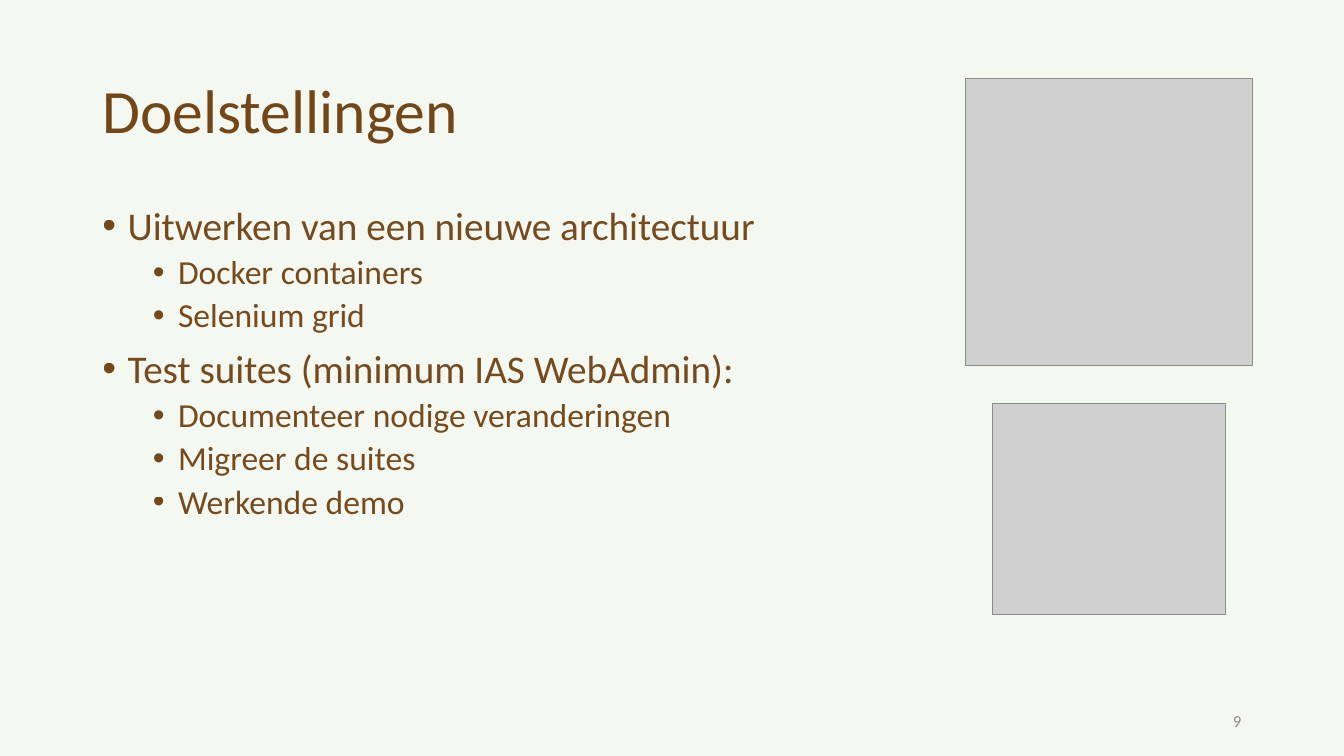
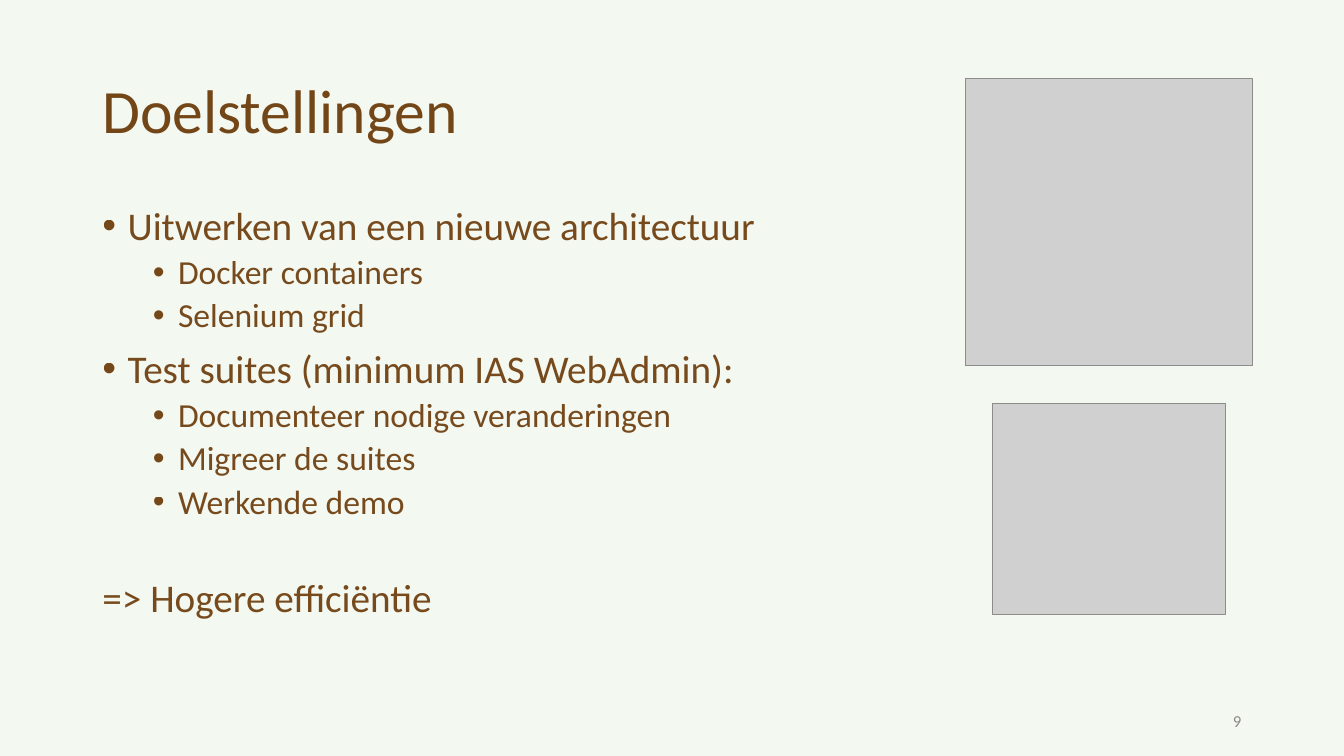
Before and after one commit to Arnonator/thesisDocs, a slide deck: slide 9 of Presentaties/tussentijdse_presentatie_arno_willaert_POGING_TWEE.pptx. Drawn at 1344x756 pixels with LibreOffice and Linux fonts; fonts in the diff are those of the drawing; grey boxes stand for pictures. Boxes give left, top, right and bottom in pixels: in the first picture for what was removed or moved away, otherwise in the second. Text is boxed around its words. In the diff, an @@ line names an element or a change of style, - is before the commit and + after.

```diff
--- a/Presentaties/tussentijdse_presentatie_arno_willaert_POGING_TWEE.pptx
+++ b/Presentaties/tussentijdse_presentatie_arno_willaert_POGING_TWEE.pptx
@@ text at box(150, 585, 431, 619): paragraph added @@
+=> Hogere efficiëntie
```
Also in this commit, not shown: 9 other files.
